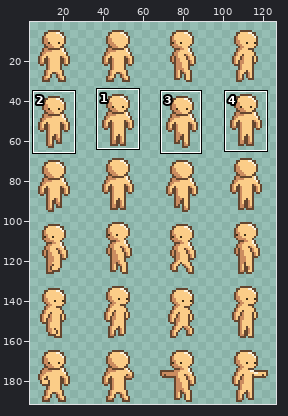
One commit to this pixel-art file: Assets/Content/Races/human_light/human_light.ase. Above, an overview of the earlier version with the close-up marked.
Close-up. The starting point:
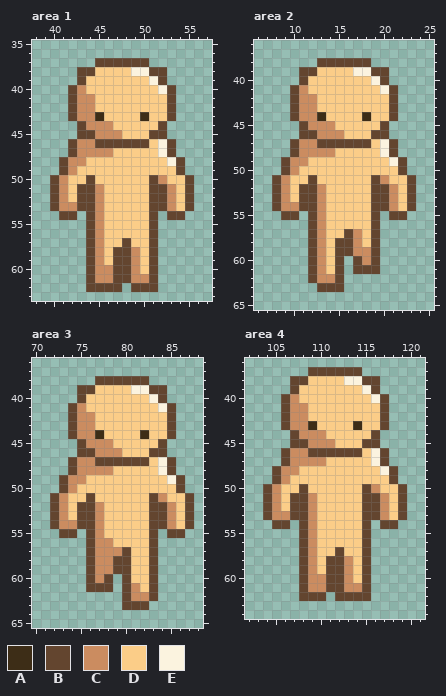
128x192 pixels, 1 frame. Colours within 5 levels of each other are drawn and written as one. Shown: area 1: x 38..57, y 35..63; area 2: x 6..25, y 36..65; area 3: x 70..88, y 36..65; area 4: x 102..121, y 36..64. The wide view leaves out empty margins. The commit also changed other parts of the picture, which this record leaves out.
Palette (. is transparent): A #3d2d17  B #63452f  C #cb8c60  D #fbcd88  E #fbf3df
Pixels before, area 1, first column x 40:
37 .....BBBBBB.....
38 ...BBDDDDEEBB...
39 ...BDDDDDDDEB...
40 ..BCDDDDDDDDEB..
41 ..BCCDDDDDDDDB..
42 ..BCCDDDDDDDDB..
43 ..BCCADDDDADDB..
44 ...BCCCDDDDDB...
45 ...BBCCCDDDBB...
46 ..BCCBBBBBBDEB..
47 ..BCCCCDDDDDEB..
48 .BCCDDDDDDDDDEB.
49 .BCDDDDDDDDDDDB.
50 BCDDBDDDDDDBCDDB
51 BCDBBCDDDDDBBCDB
52 BCDBBCDDDDDBBCDB
53 BCCBBCDDDDDBBCDB
54 .BB.BCDDDDDB.BB.
55 ....BCDDDDDB....
56 ....BCDDDDDB....
57 ....BCDDBDDB....
58 ....BCDBBCDB....
59 ....BCDBBCDB....
60 ....BCCBBCDB....
61 ....BCCBBCCB....
62 ....BBBB.BBB....
Pixels before, area 2, first column x 8:
38 .....BBBBBB.....
39 ...BBDDDDEEBB...
40 ...BDDDDDDDEB...
41 ..BCDDDDDDDDEB..
42 ..BCCDDDDDDDDB..
43 ..BCCDDDDDDDDB..
44 ..BCCADDDDADDB..
45 ...BCCCDDDDDB...
46 ...BBCCCDDDBB...
47 ..BCCBBBBBBDEB..
48 ..BCCCCDDDDDEB..
49 .BCCDDDDDDDDDEB.
50 .BCDDDDDDDDDDDB.
51 BCDDBDDDDDDBCDDB
52 BCDBBCDDDDDBBCDB
53 BCDBBCDDDDDBBCDB
54 BCCBBCDDDDDBBCDB
55 .BB.BCDDDDDB.BB.
56 ....BCDDDDDB....
57 ....BCDDBCDB....
58 ....BCDBBCDB....
59 ....BCDBBCCB....
60 ....BCDB.BCB....
61 ....BCDB.BBB....
62 ....BCCB........
63 .....BBB........
Pixels before, area 3, first column x 72:
38 .....BBBBBB.....
39 ...BBDDDDEEBB...
40 ...BDDDDDDDEB...
41 ..BCDDDDDDDDEB..
42 ..BCCDDDDDDDDB..
43 ..BCCDDDDDDDDB..
44 ..BCCADDDDADDB..
45 ...BCCCDDDDDB...
46 ...BBCCCDDDBB...
47 ..BCCBBBBBBDEB..
48 ..BCCCCDDDDDEB..
49 .BCCDDDDDDDDDEB.
50 .BCDDDDDDDDDDDB.
51 BCDDBDDDDDDBCDDB
52 BCDBBCDDDDDBBCDB
53 BCDBBCDDDDDBBCDB
54 BCCBBCDDDDDBBCDB
55 .BB.BCDDDDDB.BB.
56 ....BCCDDDDB....
57 ....BCCCBDDB....
58 ....BCCBBDDB....
59 ....BCCBBDDB....
60 ....BCB.BDDB....
61 ....BBB.BCDB....
62 ........BCCB....
63 ........BBB.....
Pixels before, area 4, first column x 104:
37 .....BBBBBB.....
38 ...BBDDDDEEBB...
39 ...BDDDDDDDEB...
40 ..BCDDDDDDDDEB..
41 ..BCCDDDDDDDDB..
42 ..BCCDDDDDDDDB..
43 ..BCCADDDDADDB..
44 ...BCCCDDDDDB...
45 ...BBCCCDDDBB...
46 ..BCCBBBBBBDEB..
47 ..BCCCCDDDDDEB..
48 .BCCDDDDDDDDDEB.
49 .BCDDDDDDDDDDDB.
50 BCDDBDDDDDDBCDDB
51 BCDBBCDDDDDBBCDB
52 BCDBBCDDDDDBBCDB
53 BCCBBCDDDDDBBCDB
54 .BB.BCDDDDDB.BB.
55 ....BCDDDDDB....
56 ....BCDDDDDB....
57 ....BCDDBDDB....
58 ....BCDBBCDB....
59 ....BCDBBCDB....
60 ....BCCBBCDB....
61 ....BCCBBCCB....
62 ....BBB.BBBB....
And afterwards:
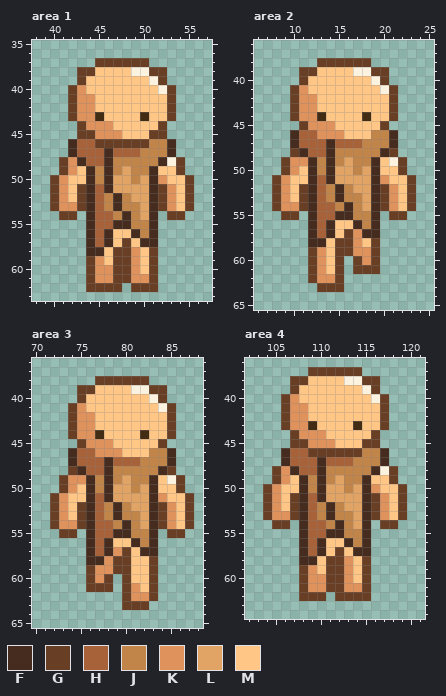
Colours new in this view: F #452c1e  G #683f24  H #a7623a  J #c28549  K #df925b  L #e1a465  M #ffc685
Changes in this commit:
layer "Duster" now shown
colour A: #3d2d17 -> #432c14
Area 1, layers "Duster", "Body":
y 37: x 45..50 BBBBBB -> GGGGGG
y 38: x 43..48 BBDDDD -> GGMMMM; x 51..52 BB -> GG
y 39: x 43..50 BDDDDDDD -> GMMMMMMM; x 52 B -> G
y 40: x 42..51 BCDDDDDDDD -> GKMMMMMMMM; x 53 B -> G
y 41..42: x 42..53 BCCDDDDDDDDB -> GKKMMMMMMMMG
y 43: x 42..44 BCC -> GKK; x 46..49 DDDD -> MMMM; x 51..53 DDB -> MMG
y 44: x 43..52 BCCCDDDDDB -> GKKKMMMMMG
y 45: x 43..52 BBCCCDDDBB -> GGKKKMMMGG
y 46: x 42..53 BCCBBBBBBDEB -> FHHGGGGGGJJF
y 47: x 42..53 BCCCCDDDDDEB -> FHHHFHHHJJJF
y 48: x 41..52 BCCDDDDDDDDD -> GKFHHFJJJJJF; x 54 B -> G
y 49: x 41..54 BCDDDDDDDDDDDB -> GKMFJFJLJJFMMG
y 50: x 40..55 BCDDBDDDDDDBCDDB -> GKMMFJFLLJLFKMMG
y 51: x 40..55 BCDBBCDDDDDBBCDB -> GKMGFHFLLLLFGKMG
y 52: x 40..55 BCDBBCDDDDDBBCDB -> GKMGFHJFJLLFGKMG
y 53: x 40..55 BCCBBCDDDDDBBCDB -> GKKGFHJFJJLFGKMG
y 54: x 41..42 BB -> GG; x 44..51 BCDDDDDB -> FHHJFJLF; x 53..54 BB -> GG
y 55: x 44..51 BCDDDDDB -> FHHFFJJF
y 56: x 44..51 BCDDDDDB -> FHFMMFJF
y 57: x 44..51 BCDDBDDB -> FHFMGMFF
y 58: x 44..51 BCDBBCDB -> FFMGGKMG
y 59: x 44..51 BCDBBCDB -> GKMGGKMG
y 60: x 44..51 BCCBBCDB -> GKKGGKMG
y 61: x 44..51 BCCBBCCB -> GKKGGKKG
y 62: x 44..47 BBBB -> GGGG; x 49..51 BBB -> GGG
Area 2, layers "Duster", "Body":
y 38: x 13..18 BBBBBB -> GGGGGG
y 39: x 11..16 BBDDDD -> GGMMMM; x 19..20 BB -> GG
y 40: x 11..18 BDDDDDDD -> GMMMMMMM; x 20 B -> G
y 41: x 10..19 BCDDDDDDDD -> GKMMMMMMMM; x 21 B -> G
y 42..43: x 10..21 BCCDDDDDDDDB -> GKKMMMMMMMMG
y 44: x 10..12 BCC -> GKK; x 14..17 DDDD -> MMMM; x 19..21 DDB -> MMG
y 45: x 11..20 BCCCDDDDDB -> GKKKMMMMMG
y 46: x 10..21 .BBCCCDDDBB. -> FHHKKKMMMJJF
y 47: x 10..21 BCCBBBBBBDEB -> FHHHFHHHJJJF
y 48: x 10..21 BCCCCDDDDDEB -> GFHHFJJJJJFG
y 49: x 9..20 BCCDDDDDDDDD -> GKKFJFJLJJFM; x 22 B -> G
y 50: x 9..22 BCDDDDDDDDDDDB -> GKMFJFLLJLFMMG
y 51: x 8..23 BCDDBDDDDDDBCDDB -> GKMMFHFLLLLFKMMG
y 52: x 8..23 BCDBBCDDDDDBBCDB -> GKMGFHJFJLLFGKMG
y 53: x 8..23 BCDBBCDDDDDBBCDB -> GKMGFHJFJJLFGKMG
y 54: x 8..23 BCCBBCDDDDDBBCDB -> GKKGFHHJFJLFGKMG
y 55: x 9..10 BB -> GG; x 12..19 BCDDDDDB -> FHHFFJJF; x 21..22 BB -> GG
y 56: x 12..19 BCDDDDDB -> FHFMMFJF
y 57: x 12..19 BCDDBCDB -> FHFMGKFF
y 58: x 12..19 BCDBBCDB -> FFMGGKMG
y 59: x 12..19 BCDBBCCB -> GKMGGKKG
y 60: x 12..15 BCDB -> GKMG; x 17..19 BCB -> GKG
y 61: x 12..15 BCDB -> GKMG; x 17..19 BBB -> GGG
y 62: x 12..15 BCCB -> GKKG
y 63: x 13..15 BBB -> GGG
Area 3, layers "Duster", "Body":
y 38: x 77..82 BBBBBB -> GGGGGG
y 39: x 75..80 BBDDDD -> GGMMMM; x 83..84 BB -> GG
y 40: x 75..82 BDDDDDDD -> GMMMMMMM; x 84 B -> G
y 41: x 74..83 BCDDDDDDDD -> GKMMMMMMMM; x 85 B -> G
y 42..43: x 74..85 BCCDDDDDDDDB -> GKKMMMMMMMMG
y 44: x 74..76 BCC -> GKK; x 78..81 DDDD -> MMMM; x 83..85 DDB -> MMG
y 45: x 75..84 BCCCDDDDDB -> GKKKMMMMMG
y 46: x 74..85 .BBCCCDDDBB. -> FHHKKKMMMJJF
y 47: x 74..85 BCCBBBBBBDEB -> FHHHFHHHJJJF
y 48: x 74..85 BCCCCDDDDDEB -> GFHHFJJJJJFG
y 49: x 73..84 BCCDDDDDDDDD -> GKKFJFJLJJFM; x 86 B -> G
y 50: x 73..86 BCDDDDDDDDDDDB -> GKMFJFLLJLFMMG
y 51: x 72..87 BCDDBDDDDDDBCDDB -> GKMMFHFLLLLFKMMG
y 52: x 72..87 BCDBBCDDDDDBBCDB -> GKMGFHJFJLLFGKMG
y 53: x 72..87 BCDBBCDDDDDBBCDB -> GKMGFHJFJJLFGKMG
y 54: x 72..87 BCCBBCDDDDDBBCDB -> GKKGFHHJFJLFGKMG
y 55: x 73..74 BB -> GG; x 76..83 BCDDDDDB -> FHHFFJJF; x 85..86 BB -> GG
y 56: x 76..83 BCCDDDDB -> FHFMMFJF
y 57: x 76..83 BCCCBDDB -> FHFKGMFF
y 58: x 76..83 BCCBBDDB -> FFKGGMMG
y 59: x 76..83 BCCBBDDB -> GKKGGMMG
y 60: x 76..78 BCB -> GKG; x 80..83 BDDB -> GMMG
y 61: x 76..78 BBB -> GGG; x 80..83 BCDB -> GKMG
y 62: x 80..83 BCCB -> GKKG
y 63: x 80..82 BBB -> GGG
Area 4, layers "Duster", "Body":
y 37: x 109..114 BBBBBB -> GGGGGG
y 38: x 107..112 BBDDDD -> GGMMMM; x 115..116 BB -> GG
y 39: x 107..114 BDDDDDDD -> GMMMMMMM; x 116 B -> G
y 40: x 106..115 BCDDDDDDDD -> GKMMMMMMMM; x 117 B -> G
y 41..42: x 106..117 BCCDDDDDDDDB -> GKKMMMMMMMMG
y 43: x 106..108 BCC -> GKK; x 110..113 DDDD -> MMMM; x 115..117 DDB -> MMG
y 44: x 107..116 BCCCDDDDDB -> GKKKMMMMMG
y 45: x 107..116 BBCCCDDDBB -> GGKKKMMMGG
y 46: x 106..117 BCCBBBBBBDEB -> FHHGGGGGGJJF
y 47: x 106..117 BCCCCDDDDDEB -> FHHHFHHHJJJF
y 48: x 105..116 BCCDDDDDDDDD -> GKFHHFJJJJJF; x 118 B -> G
y 49: x 105..118 BCDDDDDDDDDDDB -> GKMFJFJLJJFMMG
y 50: x 104..119 BCDDBDDDDDDBCDDB -> GKMMFJFLLJLFKMMG
y 51: x 104..119 BCDBBCDDDDDBBCDB -> GKMGFHFLLLLFGKMG
y 52: x 104..119 BCDBBCDDDDDBBCDB -> GKMGFHJFJLLFGKMG
y 53: x 104..119 BCCBBCDDDDDBBCDB -> GKKGFHJFJJLFGKMG
y 54: x 105..106 BB -> GG; x 108..115 BCDDDDDB -> FHHJFJLF; x 117..118 BB -> GG
y 55: x 108..115 BCDDDDDB -> FHHFFJJF
y 56: x 108..115 BCDDDDDB -> FHFMMFJF
y 57: x 108..115 BCDDBDDB -> FHFMGMFF
y 58: x 108..115 BCDBBCDB -> FFMGGKMG
y 59: x 108..115 BCDBBCDB -> GKMGGKMG
y 60: x 108..115 BCCBBCDB -> GKKGGKMG
y 61: x 108..115 BCCBBCCB -> GKKGGKKG
y 62: x 108..110 BBB -> GGG; x 112..115 BBBB -> GGGG
Changed places in both close-ups, as pixel boxes (x1, y1, x2, y2):
changed: (50, 58, 194, 292)
changed: (272, 58, 416, 292)
changed: (50, 376, 194, 610)
changed: (263, 367, 407, 601)
